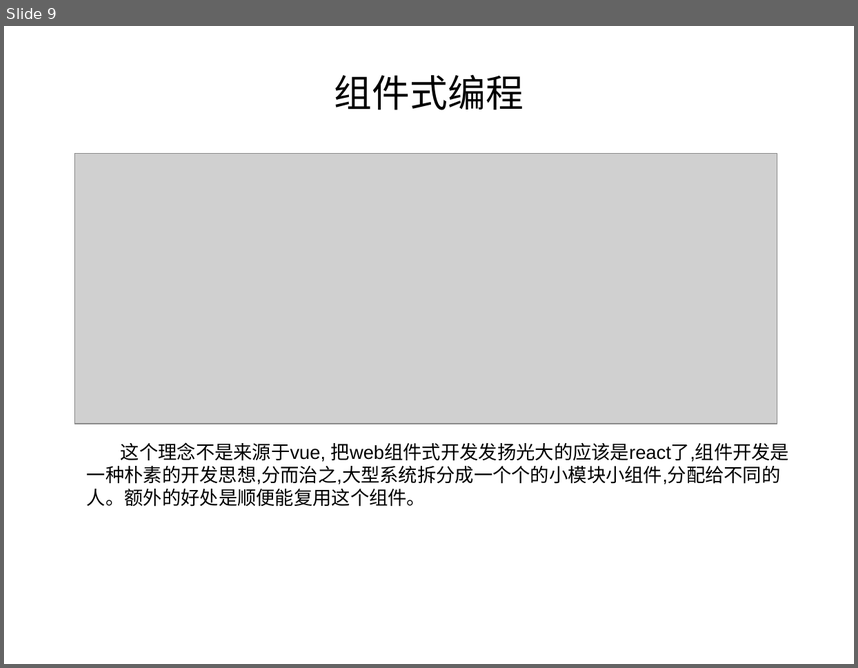
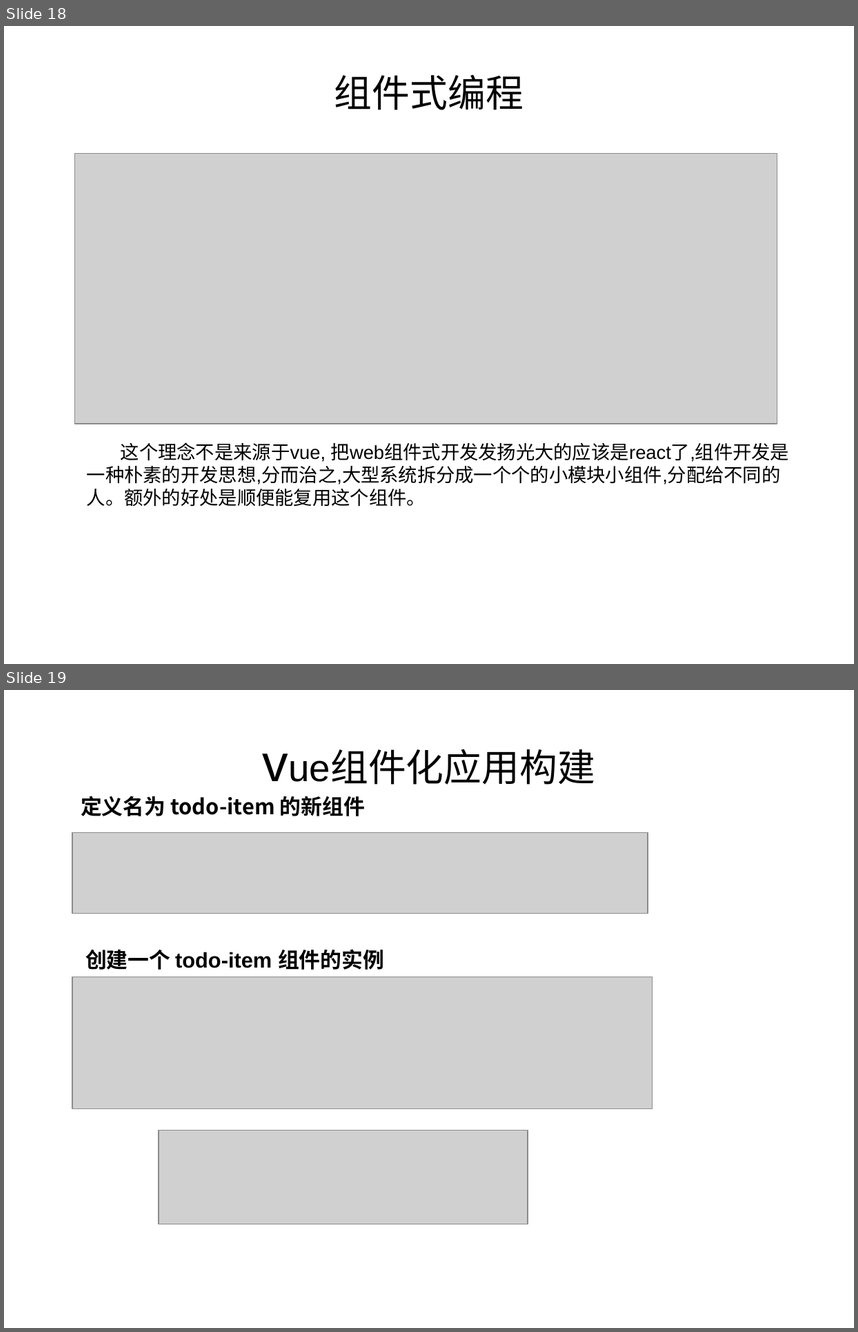
Before and after one commit to ysyes/vue, a slide deck: Vue深入浅出.ppt. Shown one above the other, each under a label of ours: slide 9 before the commit, slides 18 and 19 after it. The pictures are 858x668 and 858x1332 pixels, drawn with LibreOffice and Linux fonts; fonts in the diff are those of the drawing; grey boxes stand for pictures. Boxes give left, top, right and bottom in pixels: in the first picture for what was removed or moved away, otherwise in the second. Text is boxed around its words. In the diff, an @@ line names an element or a change of style, - is before the commit and + after.

```diff
--- a/Vue深入浅出.ppt
+++ b/Vue深入浅出.ppt
@@ slide 19 added at [4,690,854,1328], background #FFFFFF @@
@@ title added at [47,716,811,789], 32 pt, text #000000 @@
+vue组件化应用构建
@@ text added at [81,796,365,816], 18 pt, text #000000, bold @@
+定义名为 todo-item 的新组件
@@ picture added at [72,833,648,914] @@
@@ text added at [85,949,384,969], 18 pt, text #000000, bold @@
+创建一个 todo-item 组件的实例
@@ picture added at [72,976,652,1108] @@
@@ picture added at [159,1130,528,1224] @@
@@ what was slide 9 is now slide 18 @@
```
Also in this commit, not shown: 6 slides changed, 7 other slides added, 9 slides removed, 2 other files.
